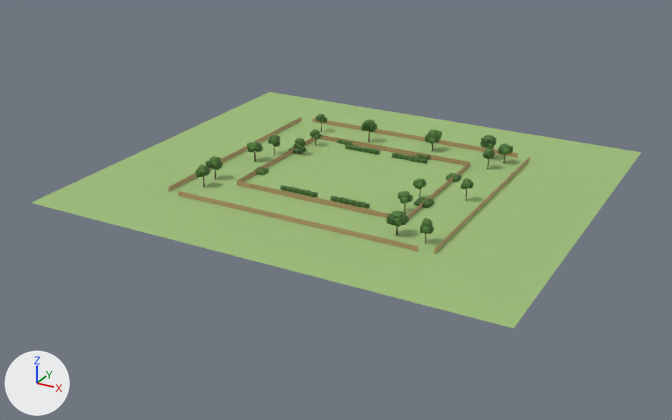
An edit to the glTF model assets/games/troll-ops/models/cg-surround.glb, drawn before and after from the same camera.
One viewpoint serves both versions: a camera (50 mm lens) standing at (145.0, -279.0, 124.0) and looking at (-3.0, -9.0, -11.0). Arrows for +X, +Y and +Z are at lower left; the lights stay in place. The first picture is the older version. Vertices at exactly the same position are counted once.

In view in the first picture: 'cg-surround'.
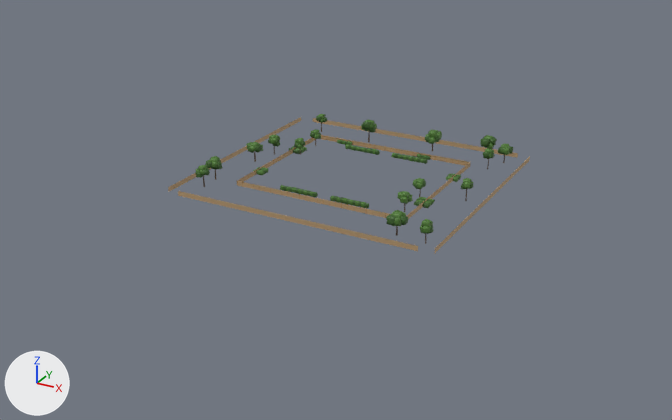
Pixel boxes [x1, y1, x2, y2] of what changed, in the pictures (672 x 420 px; the box of a moved part takes in the faces that stretch with it):
'cg-surround', reshaped: before [31, 92, 641, 328]; after [168, 114, 530, 254]
part 1 of me_cg_surround, moved or reshaped: before [196, 114, 513, 234]; after [195, 114, 513, 234]
part 2 of me_cg_surround, deleted (green): before [31, 92, 641, 328]

Edits to the bpy script that builds the scene:
```text
Change me_cg_surround:
    used by ob_cg_surround; location = (0.0, 0.0, 0.0)
    remove me_cg_surround.from_pydata(...)  # 14016 vertices, 26668 faces; spans x -85.0..85.0, y -75.0..75.0, z 0.0..9.0
    remove me_cg_surround.materials.append(mat_gs_grass)
    add me_cg_surround.from_pydata(...)  # 15736 vertices, 30112 faces; spans x -50.0..50.0, y -46.0..46.0, z 0.0..9.0
    me_cg_surround part 1: 2164 vertices moved within x -45.0..46.0, y -42.0..42.0, z 0.0..9.0; 1600 vertices removed from x -45.0..47.0, y -42.0..42.0, z 0.0..9.0; 3088 vertices added at x -45.0..47.0, y -42.0..42.0, z 0.0..9.0
    me_cg_surround part 2: 8 vertices removed from x -85.0..85.0, y -75.0..75.0, z 0.0
    other edits to the shape of me_cg_surround do not show in these pictures
```
